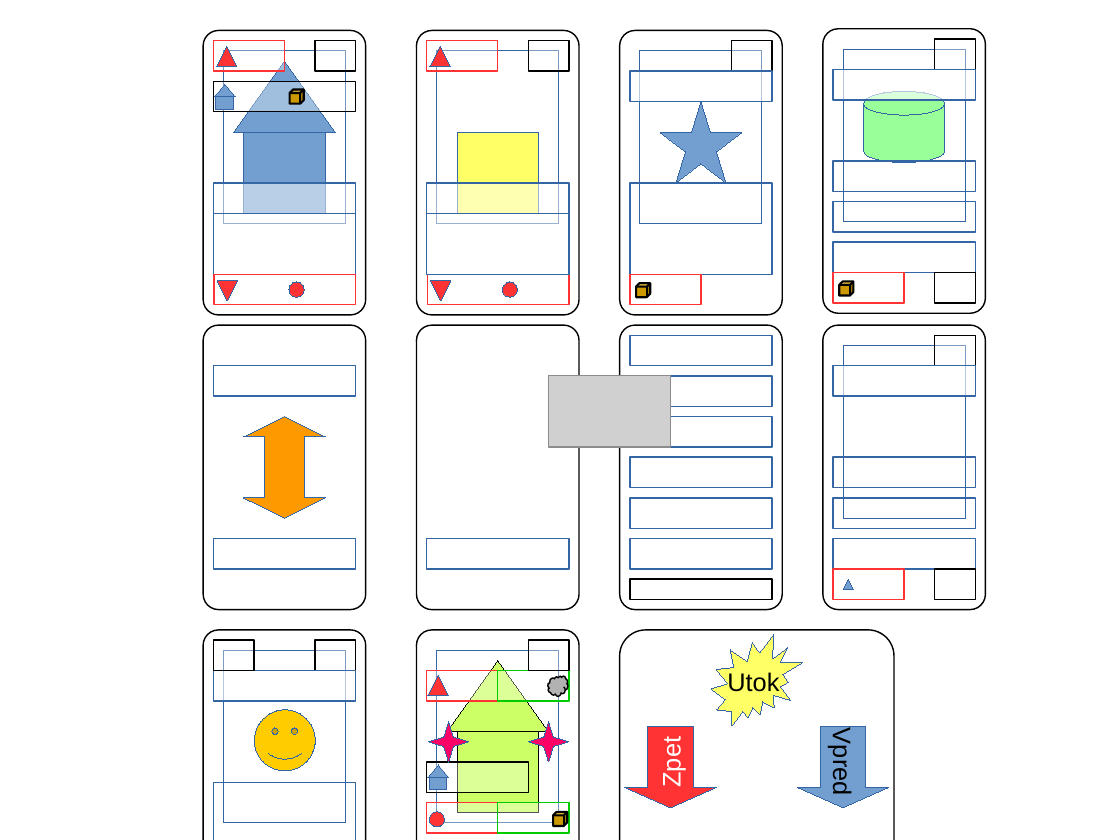
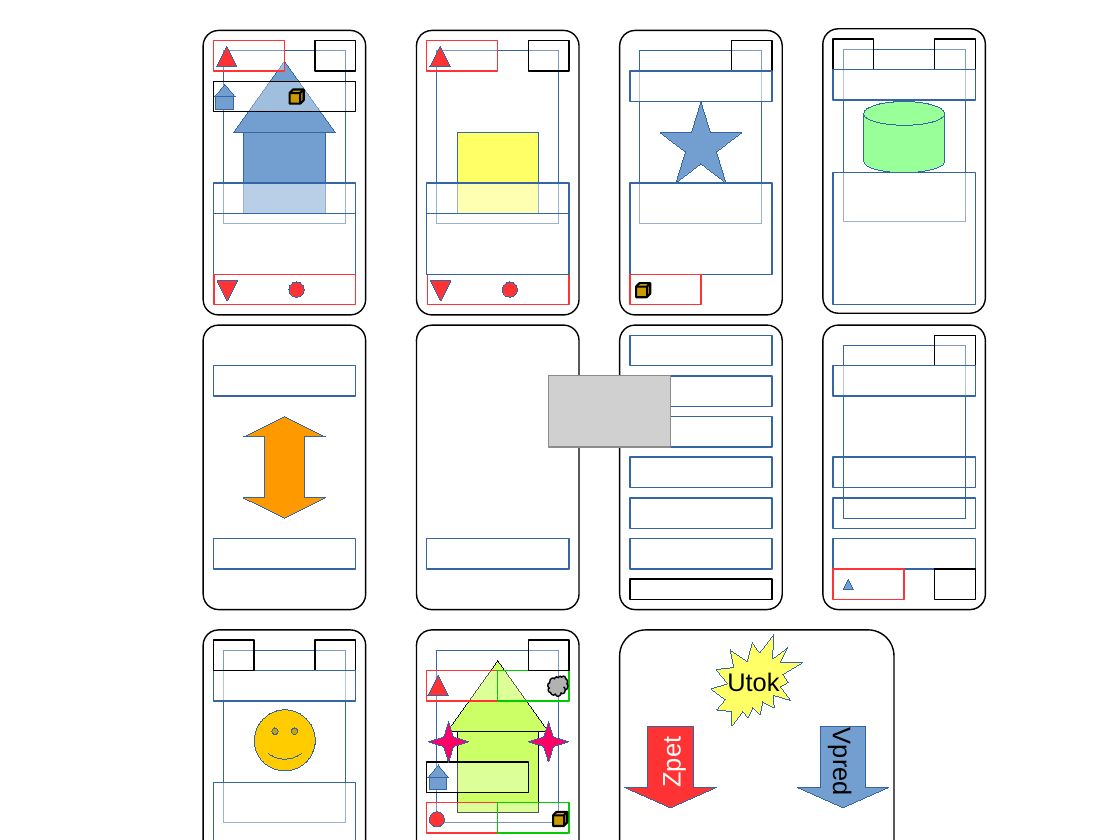
Before and after one commit to gdarai/HMSPhantomGame2018, a slide deck: slide 1 of karta.odp. Drawn at 1120x840 pixels with LibreOffice and Linux fonts; fonts in the diff are those of the drawing; grey boxes stand for pictures. Boxes give left, top, right and bottom in pixels: in the first picture for what was removed or moved away, otherwise in the second. Text is boxed around its words. In the diff, an @@ line names an element or a change of style, - is before the commit and + after.

```diff
--- a/karta.odp
+++ b/karta.odp
@@ rectangle: place and size @@
-rectangle at [935,272,976,303]
+rectangle at [833,39,874,69]
@@ cylinder: place and size @@
-cylinder at [864,91,945,163]
+cylinder at [864,102,945,173]
@@ rectangle: place and size @@
-rectangle at [833,242,976,272]
+rectangle at [833,173,976,305]
@@ rectangle at [833,173,976,305]: fill none to #FFFFFF at 49% opacity @@
@@ rectangle removed at [833,161,976,191] @@
@@ rectangle at [630,183,772,274]: fill none to #FFFFFF at 50% opacity @@
@@ rectangle removed at [833,201,976,232] @@
@@ rectangle removed at [833,272,905,303] @@
@@ cube removed at [839,282,854,296] @@
@@ rectangle at [213,783,356,840]: fill none to #FFFFFF at 50% opacity @@
```
Also in this commit, not shown: 20 other files.
